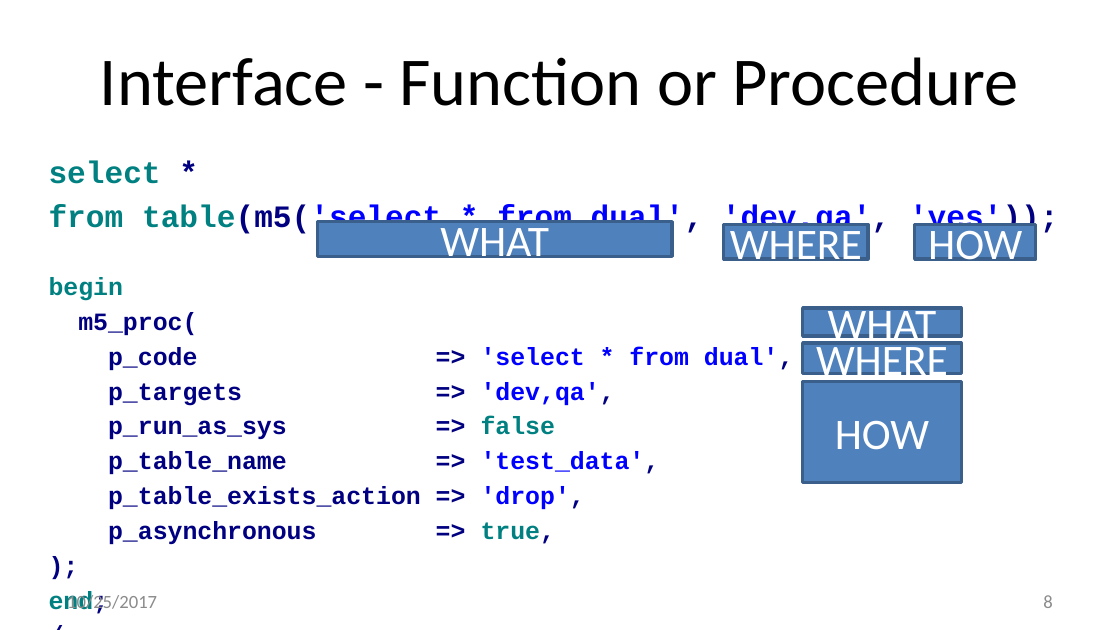
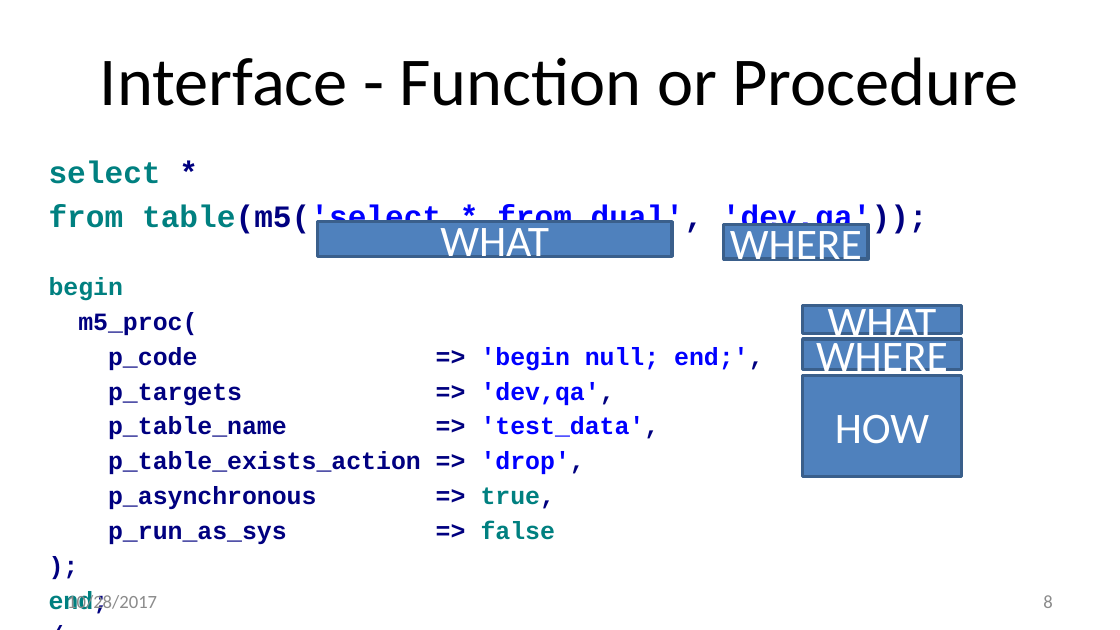
Before and after one commit to method5/method5.github.io, a slide deck: slide 8 of presentations/Method5.pptx. Drawn at 1120x630 pixels with LibreOffice and Linux fonts; fonts in the diff are those of the drawing; background and template pictures are left out. Boxes give left, top, right and bottom in pixels: in the first picture for what was removed or moved away, otherwise in the second. Text is boxed around its words. In the diff, an @@ line names an element or a change of style, - is before the commit and + after.

```diff
--- a/presentations/Method5.pptx
+++ b/presentations/Method5.pptx
@@ text at (49,204,928,235): text changed @@
-from table(m5('select * from dual', 'dev,qa', 'yes'));
+from table(m5('select * from dual', 'dev,qa'));
@@ rectangle removed at (915,224,1036,259) @@
-HOW
@@ text at (108,347,764,371): text changed @@
-p_code => 'select * from dual',
+p_code => 'begin null; end;',
@@ rectangle "WHERE": place and size @@
-rectangle "WHERE" at (803,343,962,374)
+rectangle "WHERE" at (803,339,962,371)
@@ rectangle "HOW": place and size @@
-rectangle "HOW" at (803,382,962,484)
+rectangle "HOW" at (803,375,962,477)
@@ text at (108,416,555,439): paragraph removed @@
-p_run_as_sys => false
@@ text at (108,521,555,544): paragraph added @@
+p_run_as_sys => false
@@ text at (67,592,157,613): text changed @@
-10/25/2017
+10/28/2017
```
Also in this commit, not shown: 14 other slides changed, 6 slides added, 1 slide removed.
